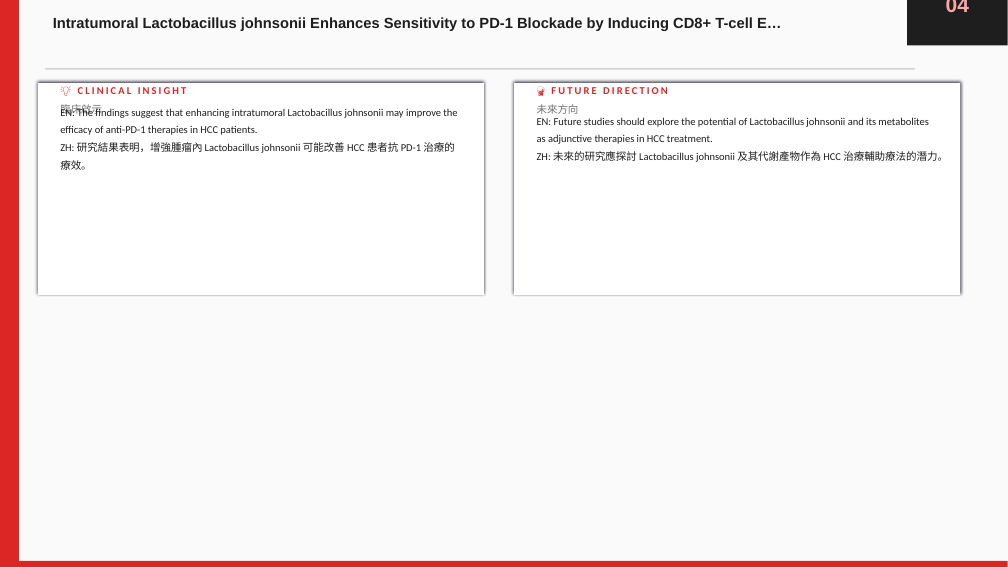
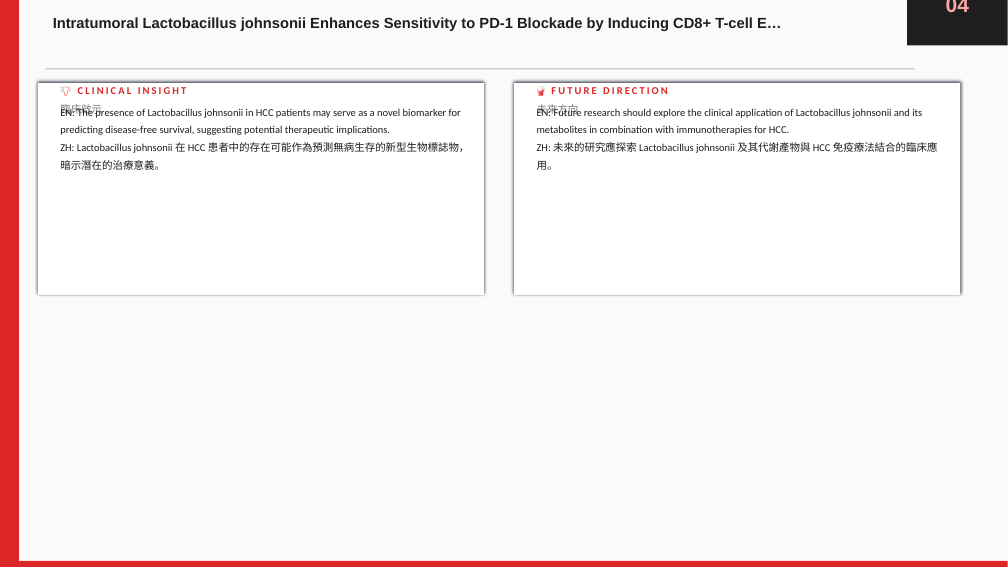
Before and after one commit to jejenhu-maker/hcc-weekly-digest, a slide deck: slide 10 of docs/latest-digest.pptx. Drawn at 1008x567 pixels with LibreOffice and Linux fonts; fonts in the diff are those of the drawing. Boxes give left, top, right and bottom in pixels: in the first picture for what was removed or moved away, otherwise in the second. Text is boxed around its words. In the diff, an @@ line names an element or a change of style, - is before the commit and + after.

```diff
--- a/docs/latest-digest.pptx
+++ b/docs/latest-digest.pptx
@@ text at <box>60,107,470,170</box>: text changed @@
-EN: The findings suggest that enhancing intratumoral Lactobacillus johnsonii may improve the efficacy of anti-PD-1 therapies in HCC patients.
-ZH: 研究結果表明，增強腫瘤內 Lactobacillus johnsonii 可能改善 HCC 患者抗 PD-1 治療的療效。
+EN: The presence of Lactobacillus johnsonii in HCC patients may serve as a novel biomarker for predicting disease-free survival, suggesting potential therapeutic implications.
+ZH: Lactobacillus johnsonii 在 HCC 患者中的存在可能作為預測無病生存的新型生物標誌物，暗示潛在的治療意義。
@@ text at <box>537,107,938,170</box>: text changed @@
-EN: Future studies should explore the potential of Lactobacillus johnsonii and its metabolites as adjunctive therapies in HCC treatment.
-ZH: 未來的研究應探討 Lactobacillus johnsonii 及其代謝產物作為 HCC 治療輔助療法的潛力。
+EN: Future research should explore the clinical application of Lactobacillus johnsonii and its metabolites in combination with immunotherapies for HCC.
+ZH: 未來的研究應探索 Lactobacillus johnsonii 及其代謝產物與 HCC 免疫療法結合的臨床應用。
```
Also in this commit, not shown: 20 other slides changed, 2 other files.
